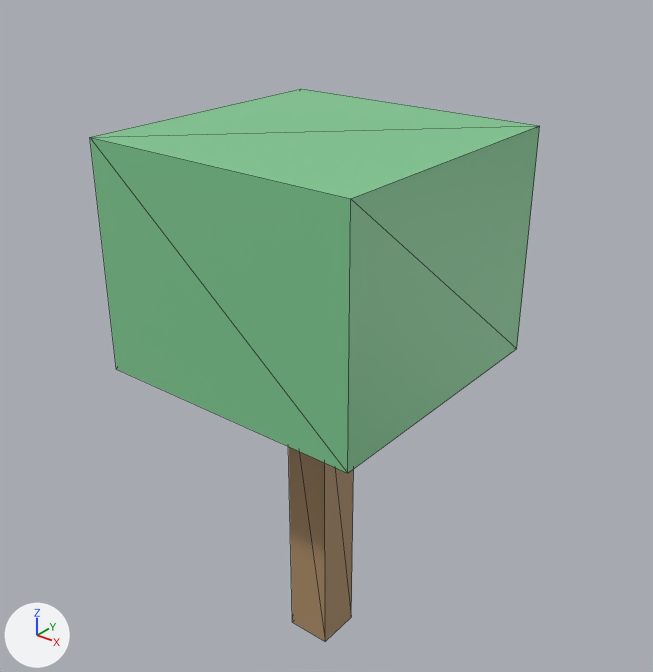
A saved change to the glTF model data/islands/disksaver/glb/Prop_DS_Tree_06.glb.
The view is the same before and after, from a 50 mm lens placed at (3.12, -3.85, 4.66), pointed at (-0.05, 0.11, 2.2). Arrows for +X, +Y and +Z are at lower left; the lights stay in place. The picture after the commit comes second. Mesh edges are drawn as thin lines. Vertices at exactly the same position are counted once.
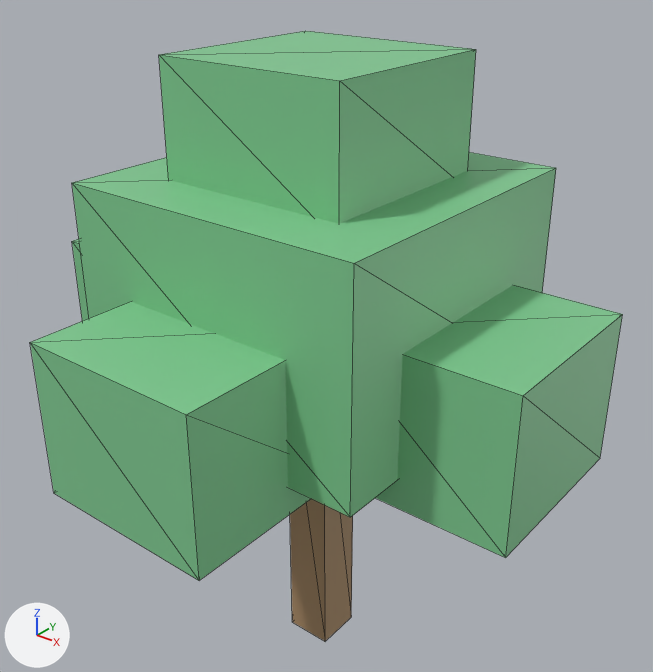
What differs and where, as boxes (x1, y1, x2, y2) in the pictures (653 x 672 px):
'Cube.001', moved, rescaled
    before: (90, 89, 540, 473)
    after: (72, 152, 556, 517)
'Cube.005', added (green)
    after: (30, 302, 311, 580)
'Cube.006', added (green)
    after: (159, 31, 476, 223)
'Cube.002', added (green)
    after: (376, 285, 623, 558)
'Cube.003', added (green)
    after: (72, 239, 89, 321)

The change, as a diff of the scene's bpy script:
```diff
--- a/data/islands/disksaver/glb/Prop_DS_Tree_06.glb.py
+++ b/data/islands/disksaver/glb/Prop_DS_Tree_06.glb.py
@@ me_cube_1442 @@
 # used by ob_cube_001; location = (0.0, 0.0, 0.0)
-me_cube_1442.from_pydata(...)  # 8 vertices, 12 faces; spans x -0.88..0.88, y -0.88..0.88, z 2.1..3.5
+me_cube_1442.from_pydata(...)  # 8 vertices, 12 faces; spans x -0.96..0.96, y -0.96..0.96, z 1.92..3.25
+# me_cube_1442 part 1: the whole mesh is scaled about its middle by (1.1, 1.1, 0.95), then moved by (0.0, 0.0, -0.21)
 me_cube_1442.materials.append(mat_ds_leaf2)
@@ me_cube_1477 @@
+me_cube_1477.from_pydata(...)  # a box spanning x -0.595..0.595, y -0.595..0.595, z 3.15..3.92
+me_cube_1477.materials.append(mat_ds_leaf2)  # green #80ca92
@@ me_cube_1476 @@
+me_cube_1476.from_pydata(...)  # a box spanning x -0.56..0.56, y -1.61..-0.49, z 1.75..2.66
+me_cube_1476.materials.append(mat_ds_leaf2)  # green #80ca92
@@ me_cube_1474 @@
+me_cube_1474.from_pydata(...)  # a box spanning x -1.61..-0.49, y -0.56..0.56, z 1.75..2.66
+me_cube_1474.materials.append(mat_ds_leaf2)  # green #80ca92
@@ me_cube_1473 @@
+me_cube_1473.from_pydata(...)  # a box spanning x 0.49..1.61, y -0.56..0.56, z 1.75..2.66
+me_cube_1473.materials.append(mat_ds_leaf2)  # green #80ca92
@@ ob_cube_006 @@
+ob_cube_006 = bpy.data.objects.new('Cube.006', me_cube_1477)
+ob_cube_006.location = (0.0, 0.0, 0.0)
@@ ob_cube_005 @@
+ob_cube_005 = bpy.data.objects.new('Cube.005', me_cube_1476)
+ob_cube_005.location = (0.0, 0.0, 0.0)
@@ ob_cube_003 @@
+ob_cube_003 = bpy.data.objects.new('Cube.003', me_cube_1474)
+ob_cube_003.location = (0.0, 0.0, 0.0)
@@ ob_cube_002 @@
+ob_cube_002 = bpy.data.objects.new('Cube.002', me_cube_1473)
+ob_cube_002.location = (0.0, 0.0, 0.0)
```
